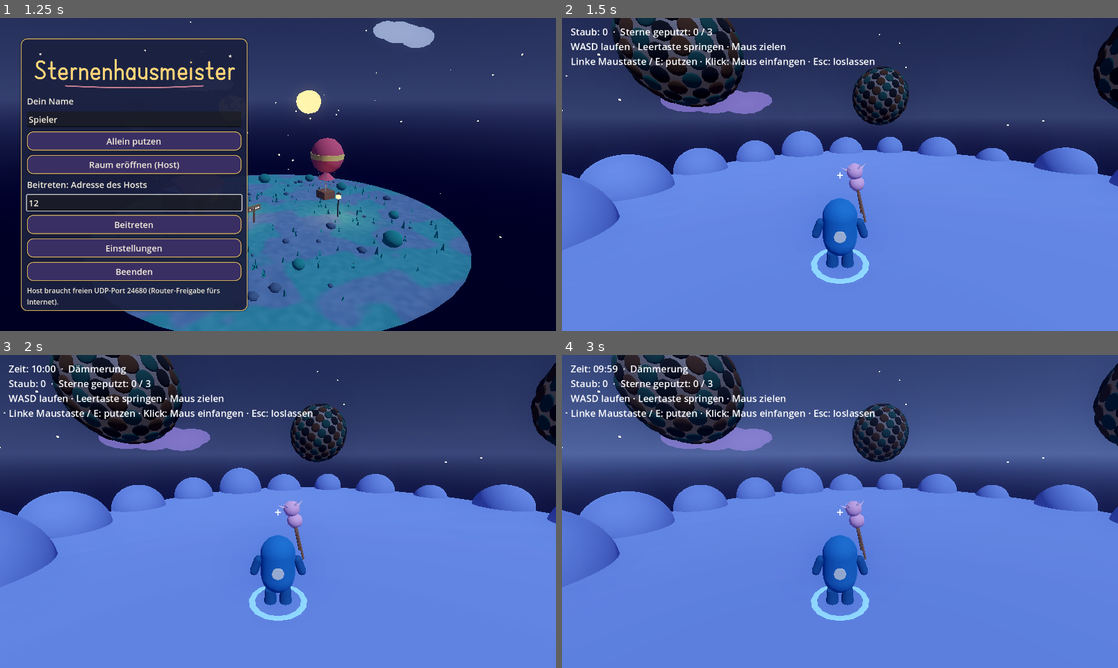
Above: before the commit, frames 1-4 (two rows, left to right).
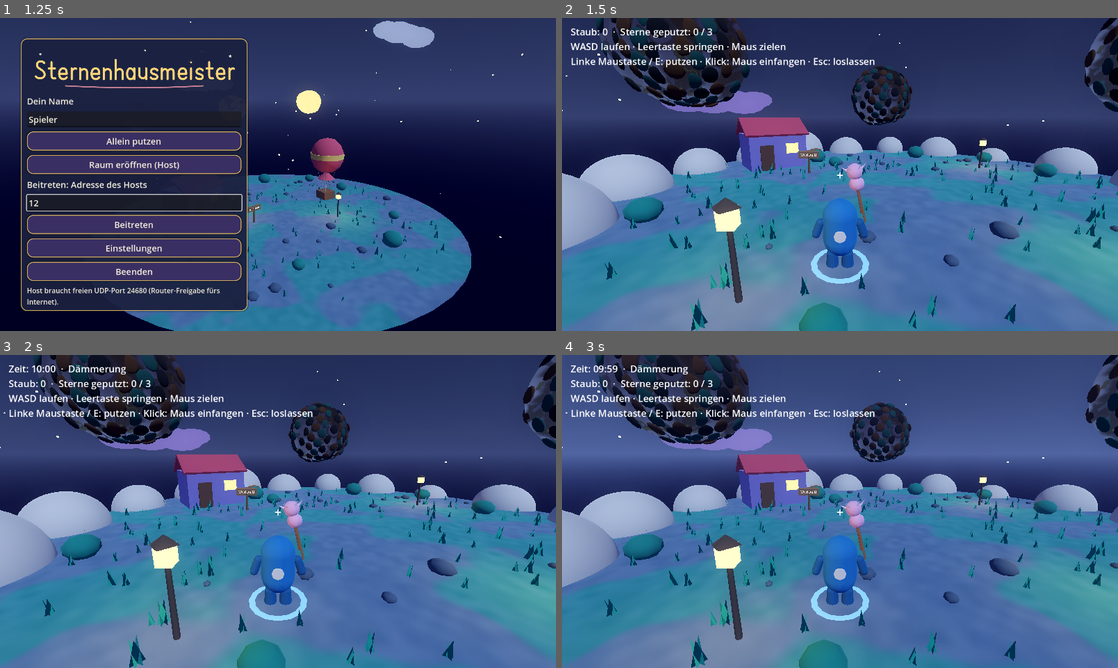
Above: after the commit, the same moments.

Repository: ClaudeAIDriven/sternenhausmeister
Game: Godot game, scene res://main.tscn
The game is run twice, just before and just after one commit, with the same random seed, the same clock (stepped at 60 frames per second) and the same inputs.
Inputs (mouse positions are in pixels of both pictures, inside the frame that each line leads up to):
- Up to frame 1 (1.25 s): click (133, 202) at 0.52 s; type "12" at 0.6 s
- Up to frame 2 (1.5 s): tap Enter at 1.25 s; move the mouse to (962, 158) at 1.27 s; hold D from 1.28 s (still down); tap E at 1.35 s; click (962, 158) at 1.42 s
- Up to frame 3 (2 s): keep holding D; tap Space at 1.52 s
- Up to frame 4 (3 s): move the mouse to (812, 511) at 2.02 s; release D at 2.03 s; hold W (move_forward) from 2.03 s (still down); click (812, 511) at 2.1 s; tap Space (jump) at 2.27 s; move the mouse to (851, 505) at 2.77 s; press the mouse at (851, 505) at 2.78 s; tap E at 2.85 s

Frame 1 is identical in both runs. In frame 2, 60% of the frame differs, in the area x 0-100%, y 0-100%; in frame 3, 60%; in frame 4, 60%.

Commit message:
I-03: I-03: Sternlook, Insel-Props und Funkel-Burst einbauen
Co-Authored-By: Claude Sonnet 5.5 <noreply@anthropic.com>
Claude-Session: https://claude.ai/code/session_01UX1HcszKwP6Ky2c9Uvvm1F

Diff:
--- a/TASKS/tasks.json
+++ b/TASKS/tasks.json
@@ -1036,7 +1036,7 @@
    "A-05"
   ],
   "size": "S",
-  "status": "open",
+  "status": "done",
   "goal": "Sterne nutzen StarLook (Look wächst mit Putzfortschritt), die Insel IslandProps (Bodentextur, Laternen, Werkstatt, Ballon), Wisch-Effekte kommen aus Effects.",
   "files": [
    "star.gd",
--- a/star.gd
+++ b/star.gd
@@ -17,33 +17,20 @@
 
 var _by_id := {}
 
-var _mat: StandardMaterial3D
+var _look: MeshInstance3D
 var _light: OmniLight3D
 
 
 func _ready() -> void:
-	var mesh := SphereMesh.new()
-	mesh.radius = radius
-	mesh.height = radius * 2.0
-	mesh.radial_segments = 32
-	mesh.rings = 16
-	_mat = StandardMaterial3D.new()
-	_mat.albedo_color = Color(0.42, 0.4, 0.4)
-	_mat.emission_enabled = true
-	_mat.emission = Color(1.0, 0.85, 0.35)
-	_mat.emission_energy_multiplier = 0.15
-	_mat.roughness = 0.6
-	var mi := MeshInstance3D.new()
-	mi.mesh = mesh
-	mi.material_override = _mat
-	add_child(mi)
+	_look = StarLook.build(radius)   # A-11: Sternform, Schmutz-Overlays, Putzübergang per Shader
+	add_child(_look)
 
 	var body := StaticBody3D.new()
 	body.collision_layer = 2
 	body.collision_mask = 0
 	var cs := CollisionShape3D.new()
 	var sh := SphereShape3D.new()
-	sh.radius = radius
+	sh.radius = radius * 1.1
 	cs.shape = sh
 	body.add_child(cs)
 	add_child(body)
@@ -80,7 +67,7 @@
 		s.set_meta("id", i)
 		_by_id[i] = s
 		s.basis = Basis.looking_at(dir, up) * Basis.from_scale(Vector3(1, 1, 0.35))
-		s.position = dir * radius * 0.99
+		s.position = dir * radius * StarLook.radius_factor(dir) * 0.99   # sitzt auf der Sternoberfläche (mit Spitzen)
 		add_child(s)
 		spots.append(s)
 	total = spots.size()
@@ -147,6 +134,5 @@
 
 
 func _apply_glow() -> void:
-	_mat.albedo_color = Color(0.42, 0.4, 0.4).lerp(Color(1.0, 0.92, 0.6), progress)
-	_mat.emission_energy_multiplier = lerpf(0.15, 3.0, progress)
+	StarLook.set_clean(_look, progress)
 	_light.light_energy = lerpf(0.0, 4.0, progress)
--- a/world.gd
+++ b/world.gd
@@ -106,14 +106,14 @@
 	mesh.bottom_radius = 9.0
 	mesh.height = 2.0
 	var mat := StandardMaterial3D.new()
-	mat.albedo_color = Color(0.5, 0.58, 0.85)
+	mat.albedo_color = Palette.UI_IVORY.darkened(0.1)   # Wolkenränder
 	mat.emission_enabled = true
-	mat.emission = Color(0.4, 0.5, 0.9)
-	mat.emission_energy_multiplier = 0.15
+	mat.emission = Palette.ISLAND
+	mat.emission_energy_multiplier = 0.2
 	mat.roughness = 0.9
 	var mi := MeshInstance3D.new()
 	mi.mesh = mesh
-	mi.material_override = mat
+	mi.material_override = IslandProps.ground_material(5.0)   # A-12: handgemalt wirkender Boden
 	body.add_child(mi)
 	var cs := CollisionShape3D.new()
 	var shape := CylinderShape3D.new()
@@ -124,6 +124,7 @@
 	body.position.y = -1.0
 	add_child(body)
 
+	_decorate_island()
 	var rng := RandomNumberGenerator.new()
 	rng.seed = 7
 	var puff := SphereMesh.new()
@@ -185,6 +186,24 @@
 		_build_stars(count)
 
 
+## Gras, Steine, Büsche, Laternen, Werkstatt und Schild (A-12, A-03). Rein optisch, ohne Kollision.
+func _decorate_island() -> void:
+	var deco := IslandProps.decorate(13.0, 42)
+	deco.name = "Deko"
+	add_child(deco)
+	for p in [Vector3(4, 0, 6), Vector3(-5, 0, 7), Vector3(7, 0, -5)]:
+		var lamp := IslandProps.lantern()
+		lamp.position = p
+		add_child(lamp)
+	var shop_house := Props.workshop()
+	shop_house.position = Vector3(-8, 0, -6)
+	shop_house.rotation.y = 0.6
+	add_child(shop_house)
+	var sign := IslandProps.sign_post("Werkstatt")
+	sign.position = Vector3(-5, 0, -3.5)
+	add_child(sign)
+
+
 func _build_stars(count: int) -> void:
 	for old in stars:
 		old.queue_free()
@@ -195,6 +214,8 @@
 		s.position = p
 		add_child(s)
 		s.scrubbed.connect(func(n: int): star_scrubbed.emit(s, n))
-		s.cleaned.connect(func(): star_cleaned.emit(s))
+		s.cleaned.connect(func():
+			Effects.sparkle_burst(self, s.position, s.radius)   # A-05: Funkel-Burst beim Abschluss
+			star_cleaned.emit(s))
 		stars.append(s)
 	layout_changed.emit(count)
Not shown, changed: PLAN.md
Not shown, changed: TASKS/I-03.md
Not shown, changed: TASKS/INDEX.md
